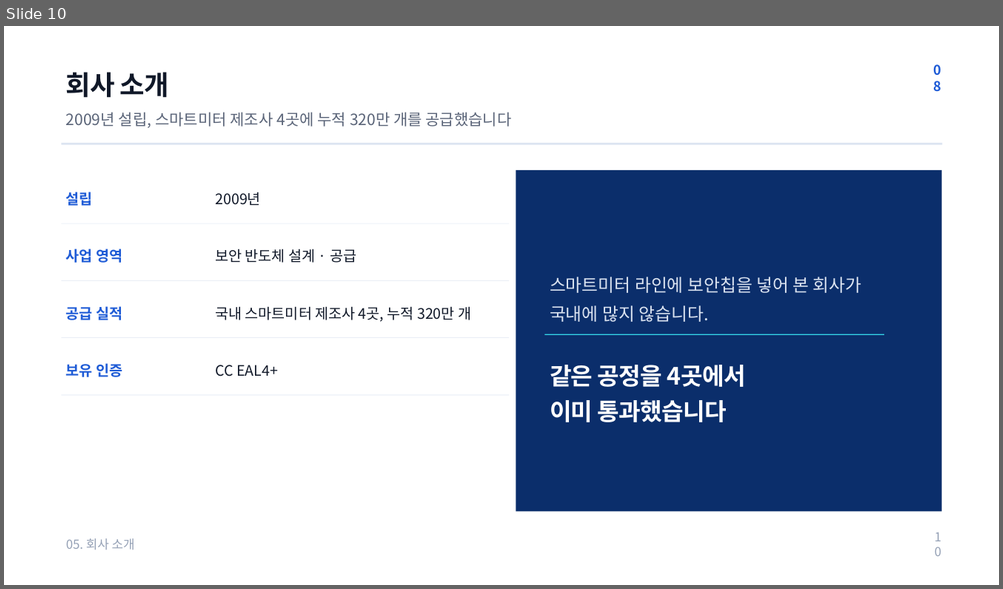
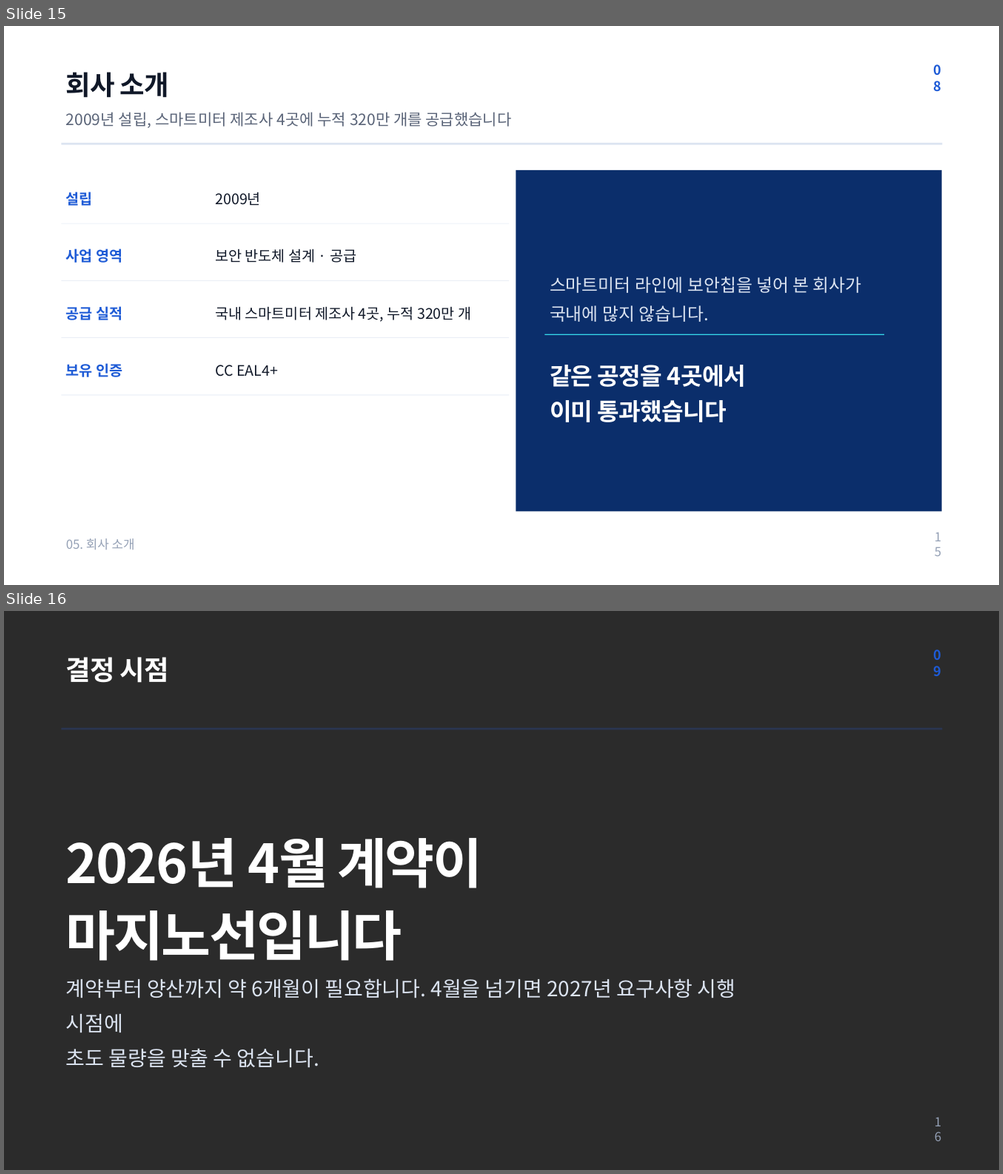
Before and after one commit to team-datapopcorn/datapopcorn-datahub, a slide deck: public-dataset/ppt/example_proposal_deck.pptx. Shown one above the other, each under a label of ours: slide 10 before the commit, slides 15 and 16 after it. The pictures are 1003x589 and 1003x1174 pixels, drawn with LibreOffice and Linux fonts; fonts in the diff are those of the drawing; background and template pictures are left out; a plain dark background stands for a picture behind light text. Boxes give left, top, right and bottom in pixels: in the first picture for what was removed or moved away, otherwise in the second. Text is boxed around its words. In the diff, an @@ line names an element or a change of style, - is before the commit and + after.

```diff
--- a/public-dataset/ppt/example_proposal_deck.pptx
+++ b/public-dataset/ppt/example_proposal_deck.pptx
@@ slide 16 added at bbox=[4, 611, 999, 1170], background picture (left out) @@
@@ text added at bbox=[922, 652, 946, 674], 19.5 pt, text #1E5BD6, bold @@
+09
@@ text added at bbox=[66, 657, 169, 683], 39 pt, text #FFFFFF, bold @@
+결정 시점
@@ rectangle added at bbox=[61, 728, 942, 730], fill #2A3550 @@
@@ text added at bbox=[66, 838, 482, 961], 78 pt, text #FFFFFF, bold @@
+2026년 4월 계약이
+마지노선입니다
@@ text added at bbox=[66, 979, 736, 1068], 30 pt, text #DCE4F1 @@
+계약부터 양산까지 약 6개월이 필요합니다. 4월을 넘기면 2027년 요구사항 시행 시점에
+초도 물량을 맞출 수 없습니다.
@@ text added at bbox=[928, 1119, 946, 1139], 18 pt, text #94A0B5 @@
+16
@@ what was slide 10 is now slide 15 @@
@@ slide 15 changed as well @@
@@ text at bbox=[928, 534, 946, 554]: text changed @@
-10
+15
```
Also in this commit, not shown: 10 other slides changed, 5 other slides added, 4 other files.
